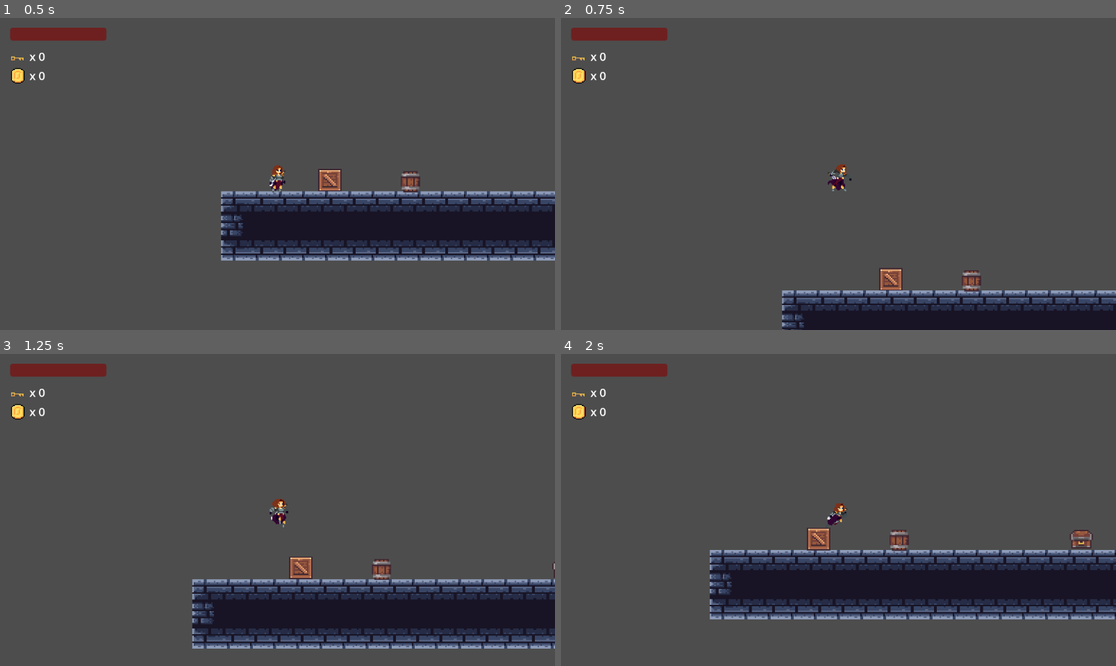
Above: before the commit, frames 1-4 (two rows, left to right).
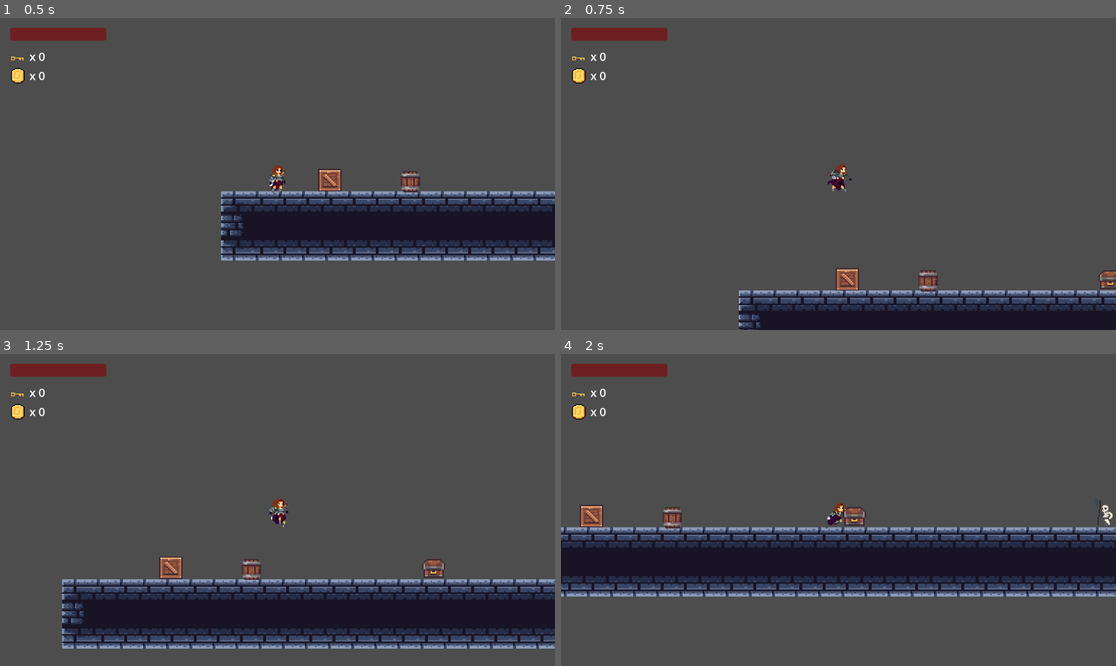
Above: after the commit, the same moments.

Repository: alperburakurk/game
Game: Godot game, scene res://scenes/level_1.tscn
The game is run twice, just before and just after one commit, with the same random seed, the same clock (stepped at 60 frames per second) and the same inputs.
Inputs:
- Up to frame 1 (0.5 s): no input
- Up to frame 2 (0.75 s): tap Enter (ui_accept) at 0.5 s; hold Right (ui_right) from 0.53 s (still down); hold E (attack) from 0.53 s (still down)
- Up to frame 3 (1.25 s): keep holding Right (ui_right); keep holding E (attack); tap Enter (ui_accept) at 0.77 s
- Up to frame 4 (2 s): keep holding Right (ui_right); release E (attack) at 1.28 s; tap E (attack) at 1.35 s; tap Enter (ui_accept) at 1.52 s

Frame 1 is identical in both runs. In frame 2, 3.4% of the frame differs, in the area x 32-100%, y 80-100%; in frame 3, 8.0%; in frame 4, 22%, in the area x 0-100%, y 46-86%.

Commit message:
character can now move while attacking

Diff:
--- a/medival-run/scenes/player.gd
+++ b/medival-run/scenes/player.gd
@@ -5,6 +5,9 @@
 const STAIRS_SPEED = 120.0
 const STAIRS_TILE_TYPE = "stairs"
 const SPIKES_TILE_TYPE = "spikes"
+# Movement speed multiplier while attacking. 1.0 = full speed, 0.0 = locked in place.
+# Slightly reduced gives the swing a little weight without feeling sluggish.
+const ATTACK_MOVE_MULT = 0.75
 
 @onready var sprite = $AnimatedSprite2D
 @onready var attack_area = $AttackArea
@@ -73,7 +76,14 @@
 		move_and_slide()
 		return
 
-	if not is_attacking:
+	if is_attacking:
+		# Keep momentum and allow steering during the swing, but don't flip
+		# facing so the attack hitbox stays aimed where the swing started.
+		if direction != 0:
+			velocity.x = direction * SPEED * ATTACK_MOVE_MULT
+		else:
+			velocity.x = move_toward(velocity.x, 0, SPEED * ATTACK_MOVE_MULT)
+	else:
 		if direction != 0:
 			velocity.x = direction * SPEED
 			facing_direction = direction
@@ -82,7 +92,6 @@
 		else:
 			velocity.x = move_toward(velocity.x, 0, SPEED)
 
-	if not is_attacking:
 		if not is_on_floor():
 			if velocity.y < 0:
 				sprite.play("jump")
@@ -97,7 +106,6 @@
 
 func attack():
 	is_attacking = true
-	velocity.x = 0
 
 	attack_area.monitoring = true
 	sprite.play("attack")
--- a/medival-run/scenes/player_(character_body_2d).tscn
+++ b/medival-run/scenes/player_(character_body_2d).tscn
@@ -485,7 +485,7 @@
 size = Vector2(4.666667, 12.666667)
 
 [sub_resource type="RectangleShape2D" id="RectangleShape2D_4fffl"]
-size = Vector2(6.0763903, 13.425348)
+size = Vector2(12.5, 11.805556)
 
 [node name="Player" type="CharacterBody2D" unique_id=1853860674]
 position = Vector2(6, 0)
@@ -518,7 +518,7 @@
 monitoring = false
 
 [node name="CollisionShape2D" type="CollisionShape2D" parent="AttackArea" unique_id=548951257]
-position = Vector2(1.145834, 0.8333333)
+position = Vector2(5, 2.916667)
 scale = Vector2(1.2, 1.2)
 shape = SubResource("RectangleShape2D_4fffl")
 debug_color = Color(0.59112513, 0.53520024, 0.3327356, 0.41960785)
